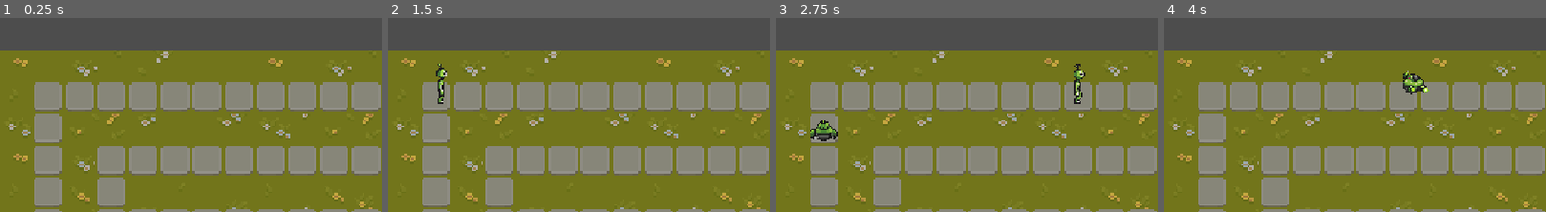
Above: before the commit, frames 1-4 (left to right).
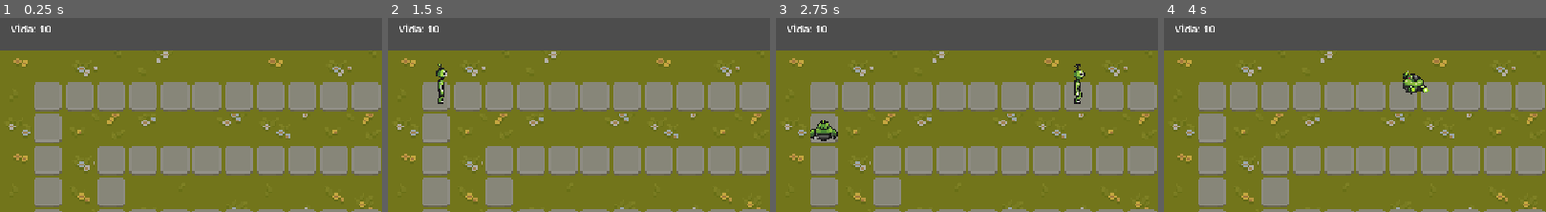
Above: after the commit, the same moments.

Repository: D4MC04/proyecto_dam2b
Game: Godot game, scene res://scenes/level.tscn
Two runs of this game, one before a commit and one after it. Both use one fixed random seed, a clock stepped at 60 frames per second and the inputs below. The project has no main scene, so this scene is started directly.
Inputs:
- Up to frame 1 (0.25 s): no input
- Up to frame 2 (1.5 s): tap Enter at 0.5 s
- Up to frame 3 (2.75 s): no input
- Up to frame 4 (4 s): no input
The pictures show only the part of the screen within x 0-50%, y 0-50%; the shares and areas given below are measured in that part.

The runs differ from the first frame. In frame 1, 0.2% of the frame differs, in the area x 3-14%, y 2-8%; in frame 2, 0.2%; in frame 3, 0.2%; in frame 4, 0.2%.

Commit message:
Add base life counter: enemies reaching the path end are freed and cost 1 life
- scripts/level.gd on Level: each frame, any PathFollow2D under Path2D at
  progress_ratio >= 1.0 is queue_free'd and vida drops by 1 (min 0)
- scenes/level.tscn: CanvasLayer UI with Label 'Vida: 10'
- movement.gd and other files from the team are untouched

Co-Authored-By: Claude Sonnet 5 <noreply@anthropic.com>

Diff:
--- a/scenes/level.tscn
+++ b/scenes/level.tscn
@@ -5,6 +5,7 @@
 [ext_resource type="PackedScene" path="res://scenes/alien.tscn" id="3_alien"]
 [ext_resource type="Script" path="res://scripts/delayed_movement.gd" id="4_delay"]
 [ext_resource type="PackedScene" path="res://scenes/ship.tscn" id="5_ship"]
+[ext_resource type="Script" path="res://scripts/level.gd" id="6_level"]
 
 [sub_resource type="Curve2D" id="Curve2D_level"]
 _data = {
@@ -13,6 +14,7 @@
 point_count = 14
 
 [node name="Level" type="Node2D" unique_id=275645220]
+script = ExtResource("6_level")
 
 [node name="Tilemap" parent="." unique_id=1636329305 instance=ExtResource("1_map")]
 
@@ -41,3 +43,10 @@
 delay = 1.5
 
 [node name="Ship" parent="Path2D/ShipFollow" instance=ExtResource("5_ship")]
+
+[node name="UI" type="CanvasLayer" parent="."]
+
+[node name="VidaLabel" type="Label" parent="UI"]
+offset_left = 16.0
+offset_top = 16.0
+text = "Vida: 10"
--- /dev/null
+++ b/scripts/level.gd
@@ -0,0 +1,10 @@
+extends Node2D
+
+var vida = 10
+
+func _process(_delta):
+	for f in $Path2D.get_children():
+		if f is PathFollow2D and f.progress_ratio >= 1.0:
+			f.queue_free()
+			vida = max(vida - 1, 0)
+			$UI/VidaLabel.text = "Vida: %d" % vida
Not shown, added: scripts/level.gd.uid
